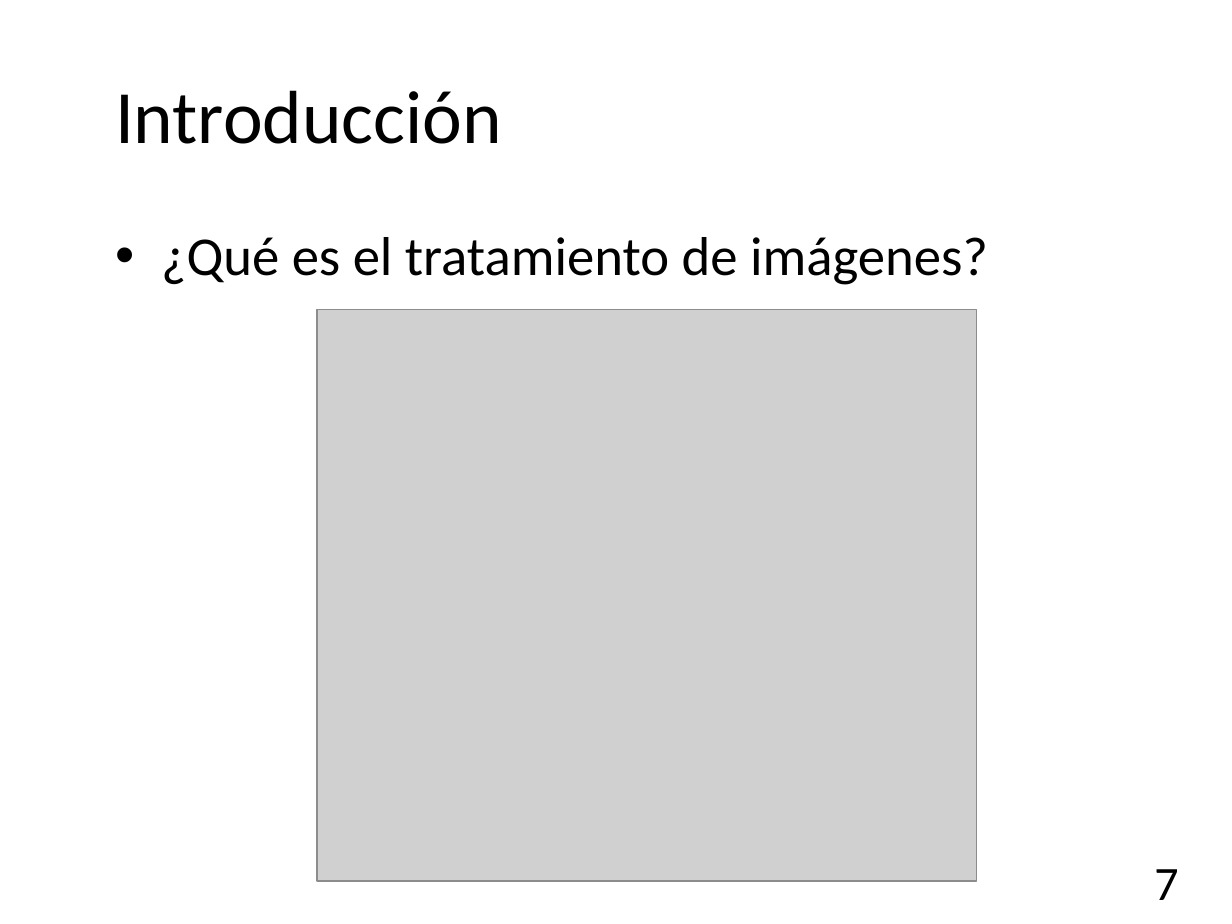
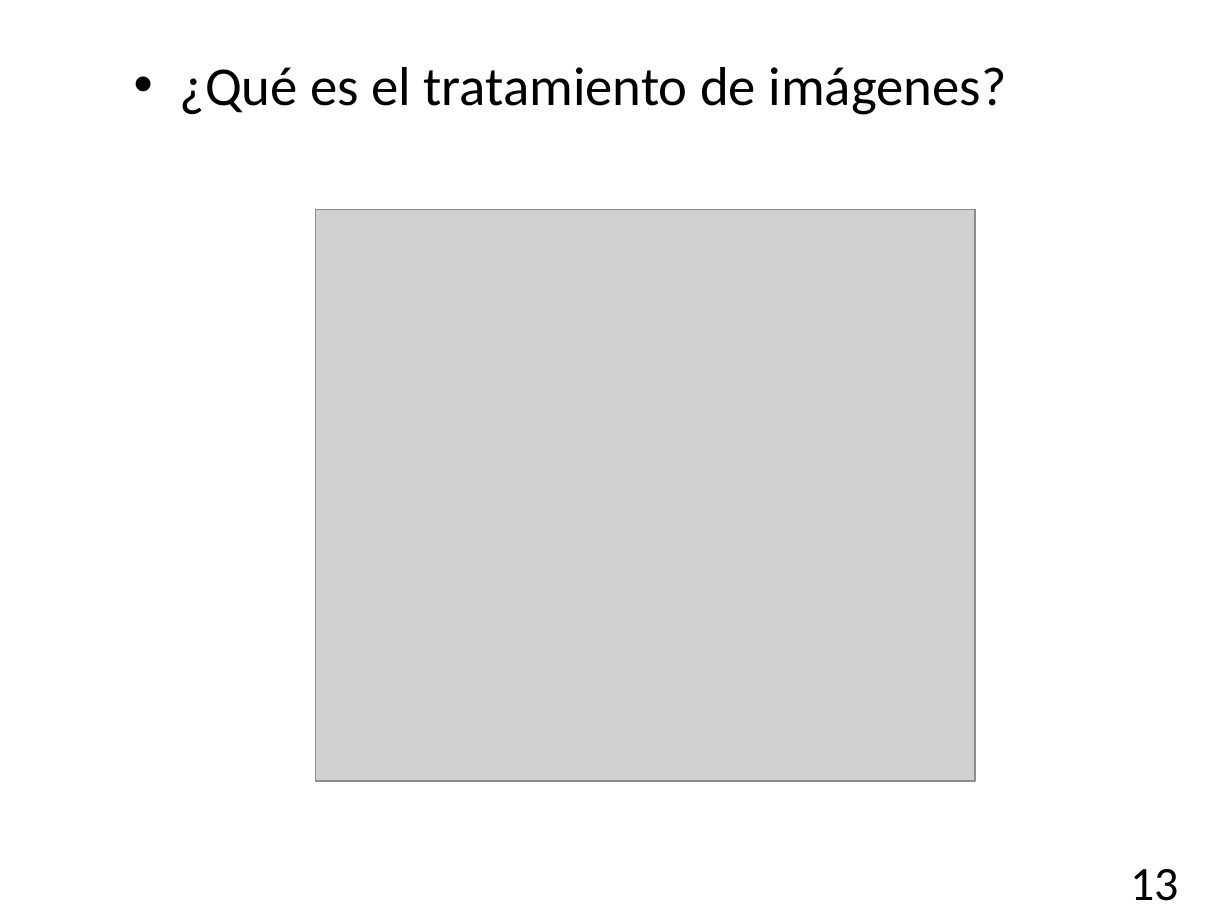
Before and after one commit to garo9521/Trabajo-Terminal, a slide deck: slide 13 of Documento/Presentación.pptx (slide 7 before the commit). Drawn at 1232x924 pixels with LibreOffice and Linux fonts; fonts in the diff are those of the drawing; grey boxes stand for pictures; background and template pictures are left out. Boxes give left, top, right and bottom in pixels: in the first picture for what was removed or moved away, otherwise in the second. Text is boxed around its words. In the diff, an @@ line names an element or a change of style, - is before the commit and + after.

```diff
--- a/Documento/Presentación.pptx
+++ b/Documento/Presentación.pptx
@@ text "¿Qué es el tratamiento de ...": place and size @@
-text "¿Qué es el tratamiento de ..." at (161, 237, 988, 285)
+text "¿Qué es el tratamiento de ..." at (180, 67, 1007, 115)
@@ title removed at (115, 90, 502, 144) @@
-Introducción
@@ picture: place and size @@
-picture at (317, 309, 976, 881)
+picture at (315, 209, 975, 781)
@@ page number at (1130, 869, 1178, 901): text changed @@
-7
+13
```
Also in this commit, not shown: 6 other slides changed, 5 slides added, 3 slides removed.
